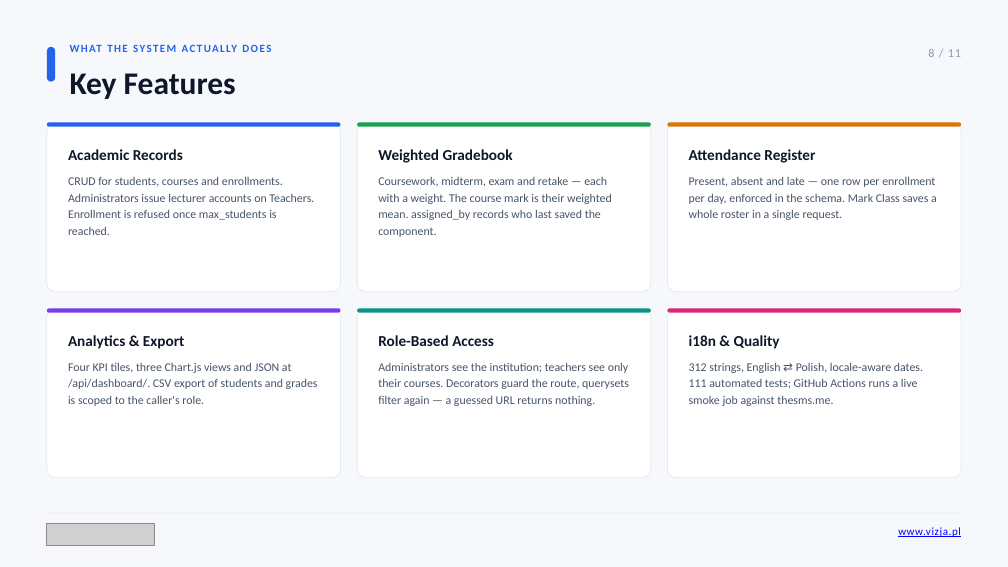
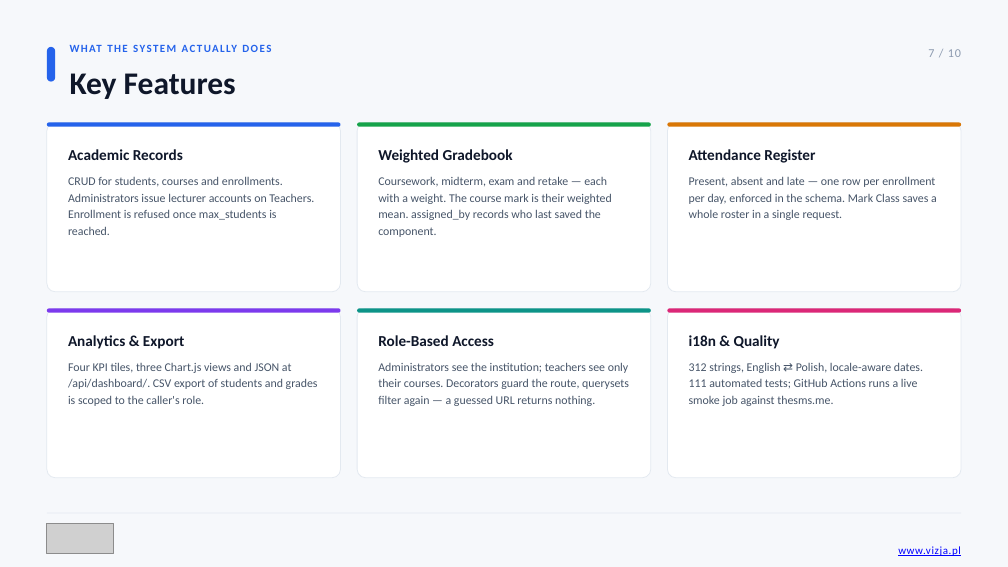
Before and after one commit to maksym671/Diploma-Project-SMS-Management-System, a slide deck: slide 7 of Maksym_Shpak_Diploma_Presentation.pptx (slide 8 before the commit). Drawn at 1008x567 pixels with LibreOffice and Linux fonts; fonts in the diff are those of the drawing; grey boxes stand for pictures. Boxes give left, top, right and bottom in pixels: in the first picture for what was removed or moved away, otherwise in the second. Text is boxed around its words. In the diff, an @@ line names an element or a change of style, - is before the commit and + after.

```diff
--- a/Maksym_Shpak_Diploma_Presentation.pptx
+++ b/Maksym_Shpak_Diploma_Presentation.pptx
@@ text at box(928, 49, 961, 57): text changed @@
-8 / 11
+7 / 10
@@ picture: place and size @@
-picture at box(47, 523, 154, 545)
+picture at box(47, 523, 114, 554)
@@ text "www.vizja.pl": place and size @@
-text "www.vizja.pl" at box(898, 527, 961, 537)
+text "www.vizja.pl" at box(898, 546, 961, 556)
@@ text "www.vizja.pl" at box(898, 546, 961, 556): vertical alignment top to middle @@
```
Also in this commit, not shown: 9 other slides changed, 1 slide removed, 12 other files.
